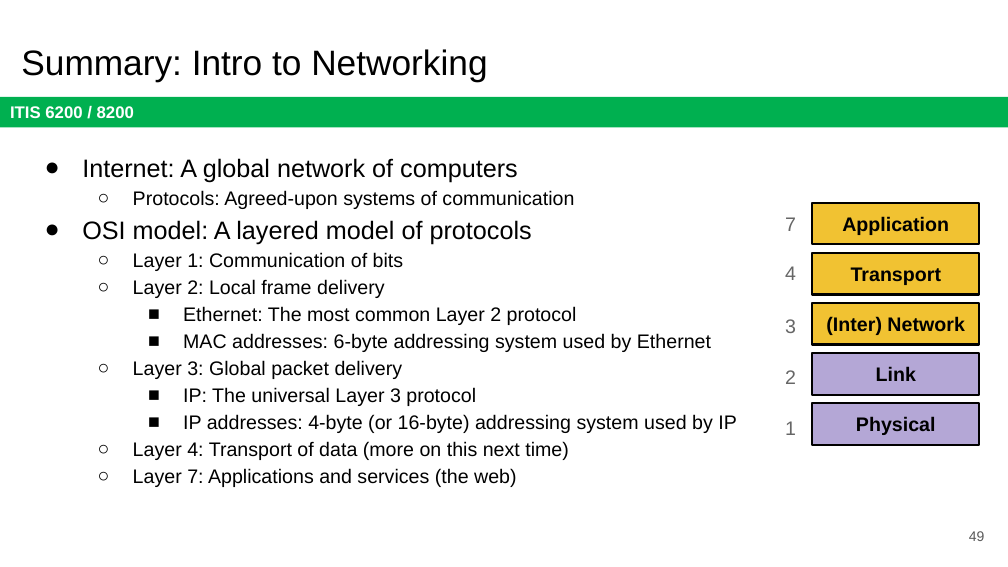
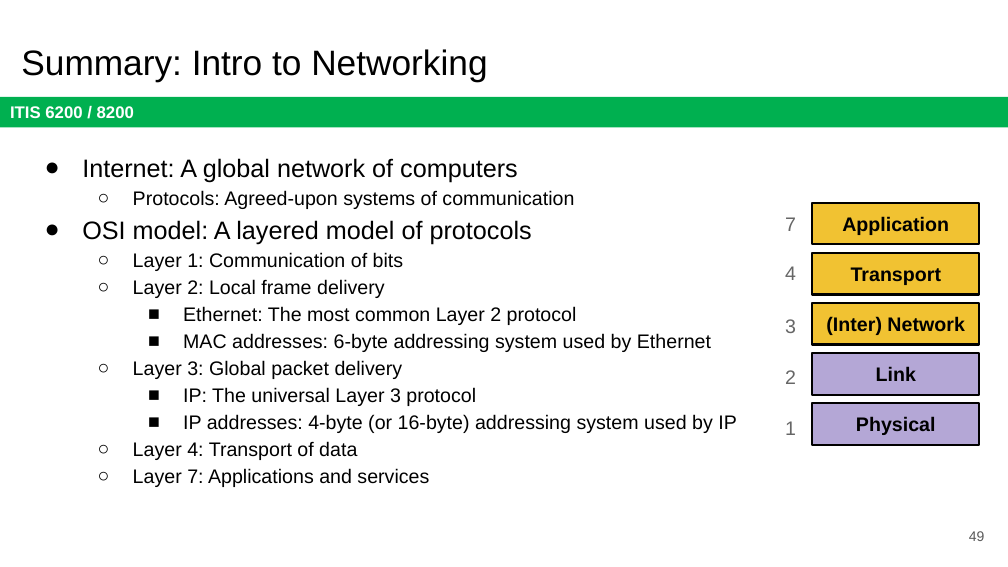
Before and after one commit to jx5c/github.io, a slide deck: slide 49 of teaching/ITIS6200/2023fa/lectures/lec14.pptx. Drawn at 1008x567 pixels with LibreOffice and Linux fonts; fonts in the diff are those of the drawing. Boxes give left, top, right and bottom in pixels: in the first picture for what was removed or moved away, otherwise in the second. Text is boxed around its words. In the diff, an @@ line names an element or a change of style, - is before the commit and + after.

```diff
--- a/teaching/ITIS6200/2023fa/lectures/lec14.pptx
+++ b/teaching/ITIS6200/2023fa/lectures/lec14.pptx
@@ text at [133, 441, 429, 487]: text changed @@
-  ○ Layer 4: Transport of data (more on this next time)
-  ○ Layer 7: Applications and services (the web)
+  ○ Layer 4: Transport of data
+  ○ Layer 7: Applications and services
```
Also in this commit, not shown: 24 slides removed, 8 other files.
